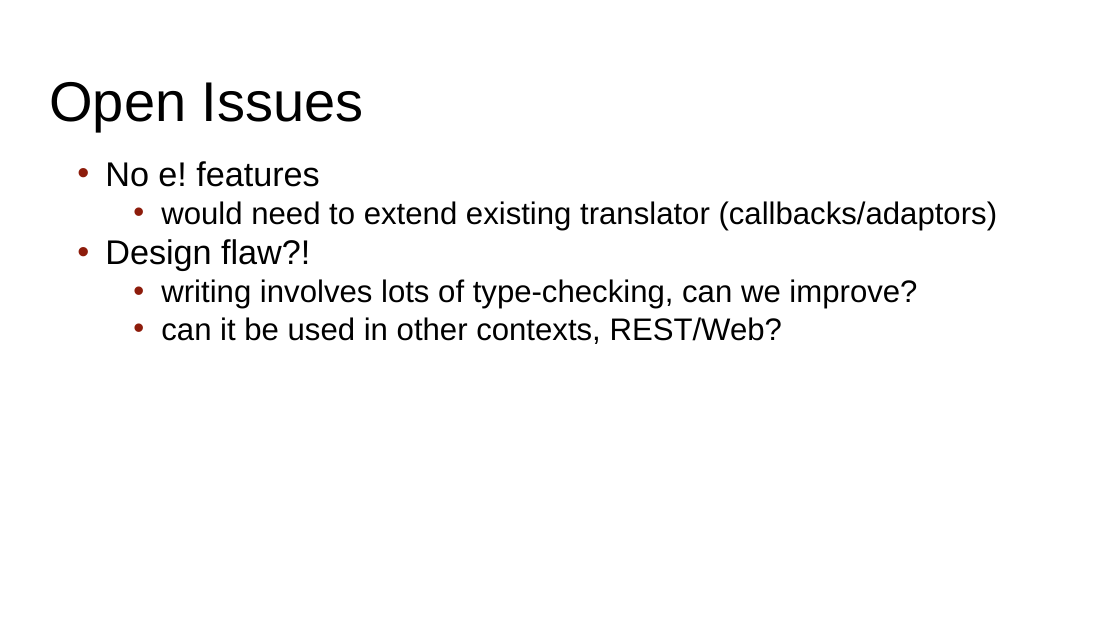
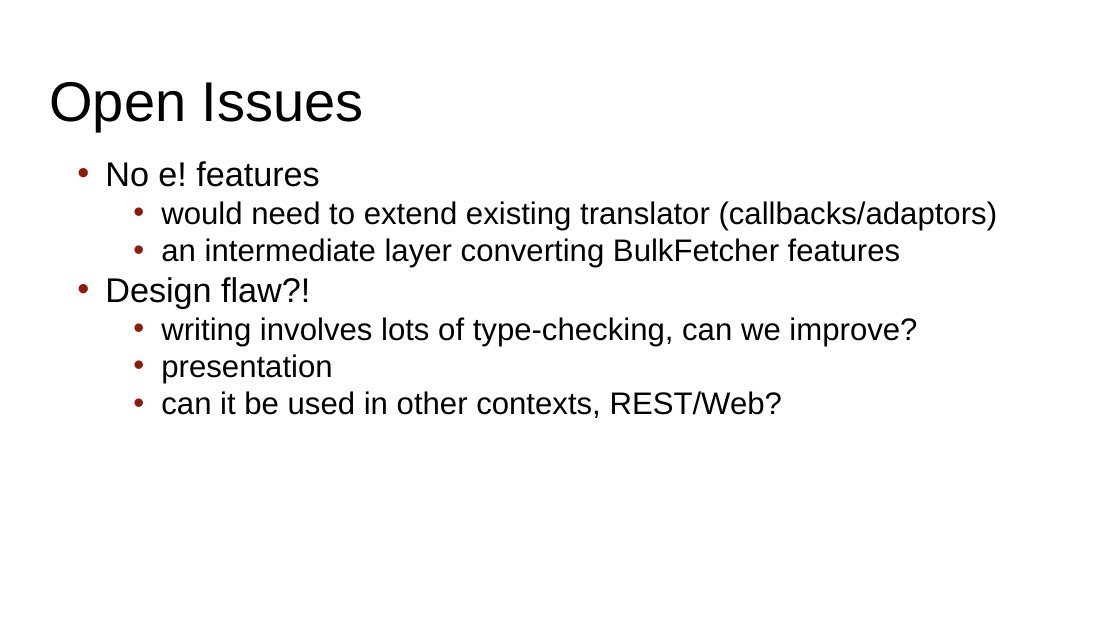
Before and after one commit to avullo/presentations, a slide deck: slide 38 of 2017/ensembl-core-meeting-06-17/talk.odp (slide 37 before the commit). Drawn at 1120x630 pixels with LibreOffice and Linux fonts; fonts in the diff are those of the drawing; background and template pictures are left out. Boxes give left, top, right and bottom in pixels: in the first picture for what was removed or moved away, otherwise in the second. Text is boxed around its words. In the diff, an @@ line names an element or a change of style, - is before the commit and + after.

```diff
--- a/2017/ensembl-core-meeting-06-17/talk.odp
+++ b/2017/ensembl-core-meeting-06-17/talk.odp
@@ text at (161,238,900,268): paragraph added @@
+  • an intermediate layer converting BulkFetcher features
@@ text at (161,354,332,383): paragraph added @@
+  • presentation
```
Also in this commit, not shown: 3 other slides changed, 1 slide added, 2 other files.
